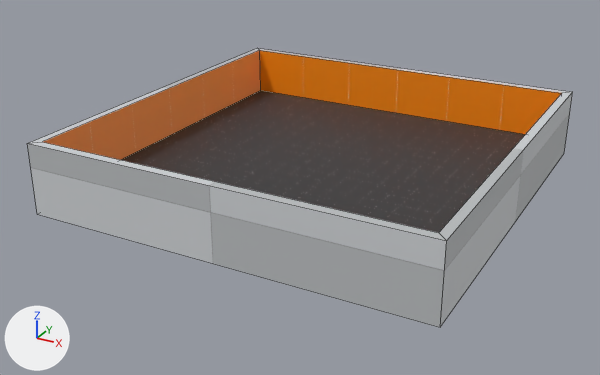
What one commit did to the Blender file content/models/dev/dev.blend.
Before and after are seen from a 50 mm camera at (20.2, -39.5, 17.0) aimed at (-0.7, -1.4, -2.0). Every picture has the same lights, and +X, +Y and +Z are marked at lower left. Mesh edges are drawn as thin lines.

The scene before the commit, as lines of its bpy script (objects in view):
```python
me_cube_001 = bpy.data.meshes.new('Cube.001')
me_cube_001.from_pydata(...)  # 16 vertices, 14 faces; spans x -11.2..11.2, y -11.2..11.2, z 0.0..4.0
# faces by material slot: [1, 4, 9]
me_cube_001.materials.append(mat_floor)  # picture img_dev_floor_png_001
me_cube_001.materials.append(mat_wall)  # picture img_dev_wall_png_001
me_cube_001.materials.append(mat_other)  # picture img_dev_white_png_001
# before: 1 (-11.2, -11.2, 4.0) at pixel (27, 143), 3 (-11.2, 11.2, 4.0) at pixel (257, 47), 5 (11.2, -11.2, 4.0) at pixel (446, 240), 7 (11.2, 11.2, 4.0) at pixel (572, 91), 10 (-10.7, 10.7, 4.0) at pixel (259, 50)
# before: 11 (-10.7, -10.7, 4.0) at pixel (42, 141), 13 (10.7, 10.7, 4.0) at pixel (561, 93), 15 (10.7, -10.7, 4.0) at pixel (438, 232)
ob_cube = bpy.data.objects.new('Cube', me_cube_001)
ob_cube.location = (0.0, 0.0, -2.0)
```
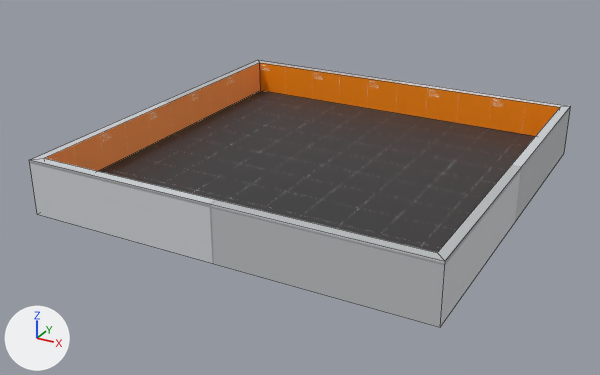
Commit message: Update dev model

What changed in the scene script:
```text
Change me_cube_001:
    used by ob_cube; location = (0.0, 0.0, -2.0)
    remove me_cube_001.from_pydata(...)  # 16 vertices, 14 faces; spans x -11.2..11.2, y -11.2..11.2, z 0.0..4.0
    add me_cube_001.from_pydata(...)  # 16 vertices, 14 faces; spans x -11.2..11.2, y -11.2..11.2, z 0.0..3.1
    me_cube_001 part 1
    add for i in [1, 3, 5, 7, 10, 11, 13, 15]: me_cube_001.vertices[i].co += Vector((0.0, 0.0, -0.9))
    me_cube_001 part 2: texture (UV) coordinates of 14 of 14 faces, centred in x -11.2..11.2, y -11.2..11.2, z 0.0..4.0, changed; they spanned u -4.88..5.88, v -4.88..5.88 and now span u -2.0..3.0, v -2.0..3.0
```

Where the change shows, as pixel boxes (x1, y1, x2, y2) in the pictures (600 x 375 px; the box of a moved part takes in the faces that stretch with it):
'Cube', reshaped, surface changed: before (27, 48, 573, 327); after (30, 60, 571, 327)
part 1 of me_cube_001, moved or reshaped: before (27, 48, 573, 270); after (30, 60, 571, 270)
part 2 of me_cube_001, surface changed: before (121, 90, 525, 233); after (99, 90, 535, 253)
